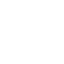
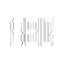
The second w=64, h=64 image is a revision of the first. Changes to its layers:
added layer "select" above "start" over [10, 17, 53, 47]
added layer "start" above "options" over [10, 17, 54, 47]
added layer "options" above "share" over [10, 17, 54, 47]
added layer "share" above "letterbox" over [10, 17, 54, 47]
hid "triangle" over [20, 17, 49, 42]
hid "square" over [20, 18, 46, 46]
hid "cross" over [20, 18, 46, 46]
hid "circlebtn" over [10, 17, 54, 47]
